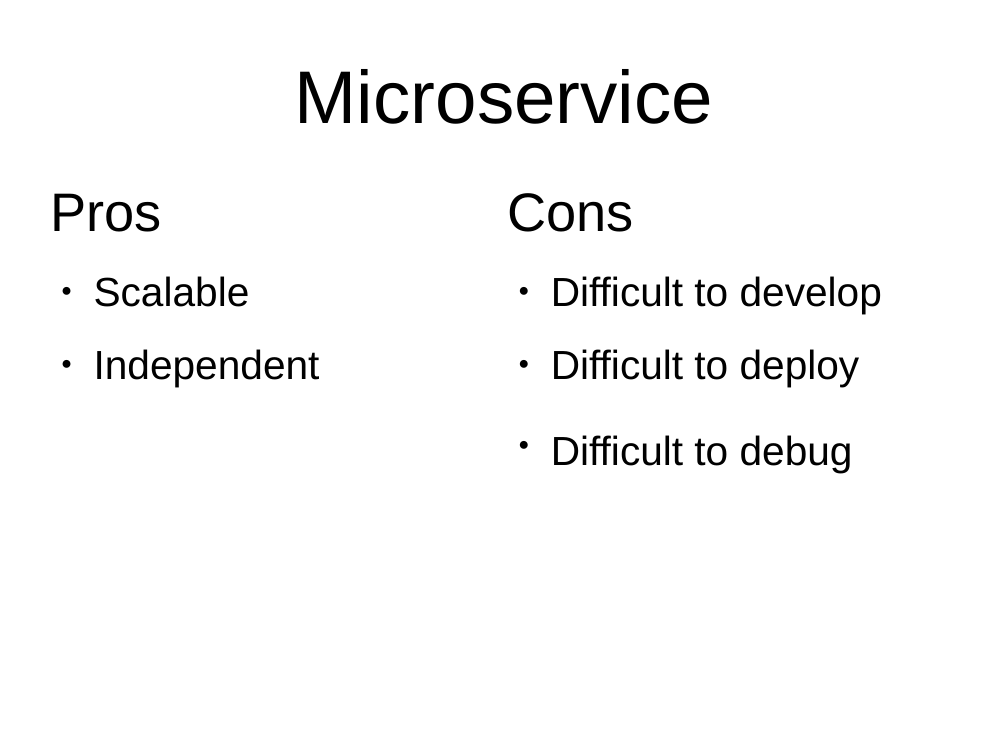
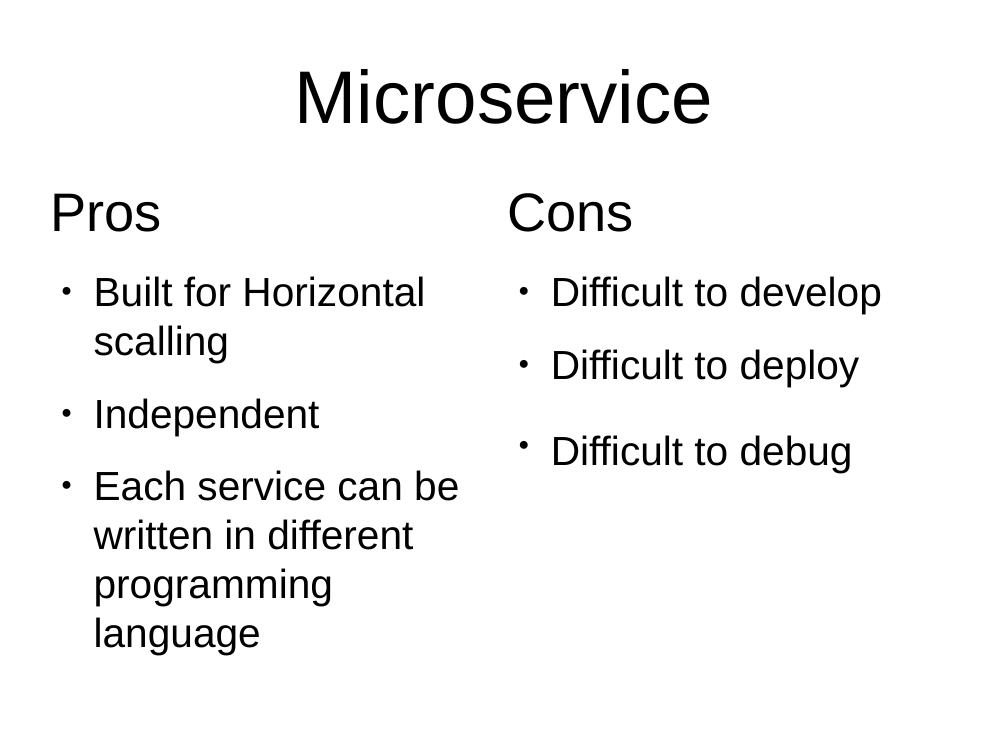
Before and after one commit to goFrendiAsgard/kuliah-2.0, a slide deck: slide 8 of workshop-moleculer/moleculer.odp. Drawn at 1008x756 pixels with LibreOffice and Linux fonts; fonts in the diff are those of the drawing. Boxes give left, top, right and bottom in pixels: in the first picture for what was removed or moved away, otherwise in the second. Text is boxed around its words. In the diff, an @@ line names an element or a change of style, - is before the commit and + after.

```diff
--- a/workshop-moleculer/moleculer.odp
+++ b/workshop-moleculer/moleculer.odp
@@ text at (x1=94, y1=276, x2=425, y2=363): text changed @@
-● Scalable
+● Built for Horizontal scalling
@@ text at (x1=94, y1=470, x2=459, y2=606): paragraph added @@
+● Each service can be written in different programming language
```
Also in this commit, not shown: 2 other slides changed, 1 slide added, 1 other file.
